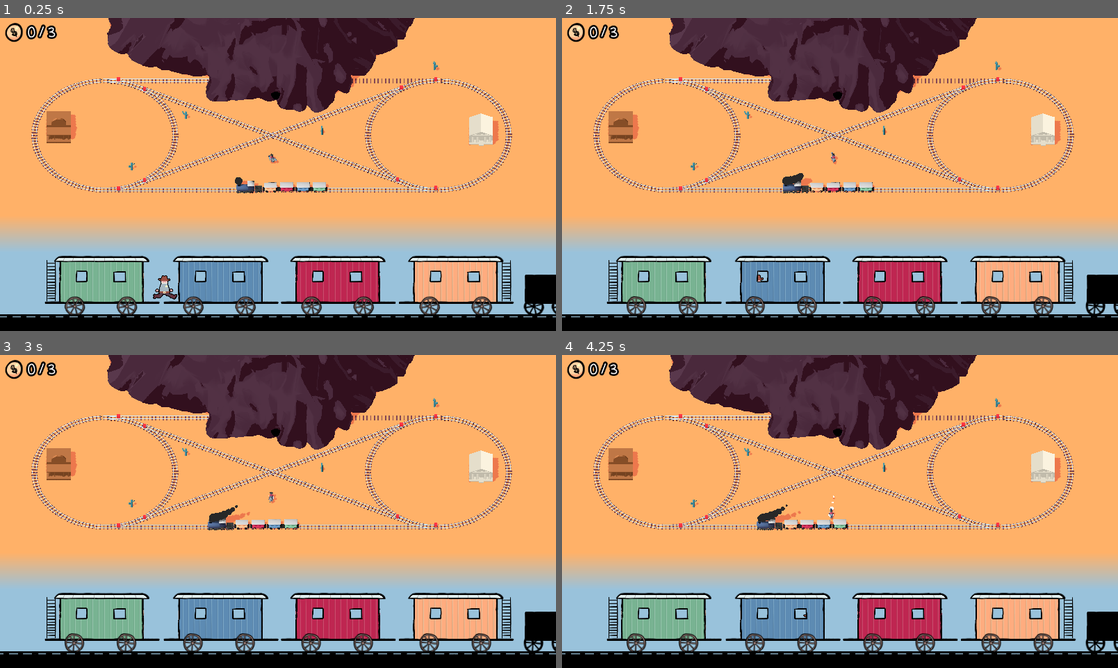
Above: before the commit, frames 1-4 (two rows, left to right).
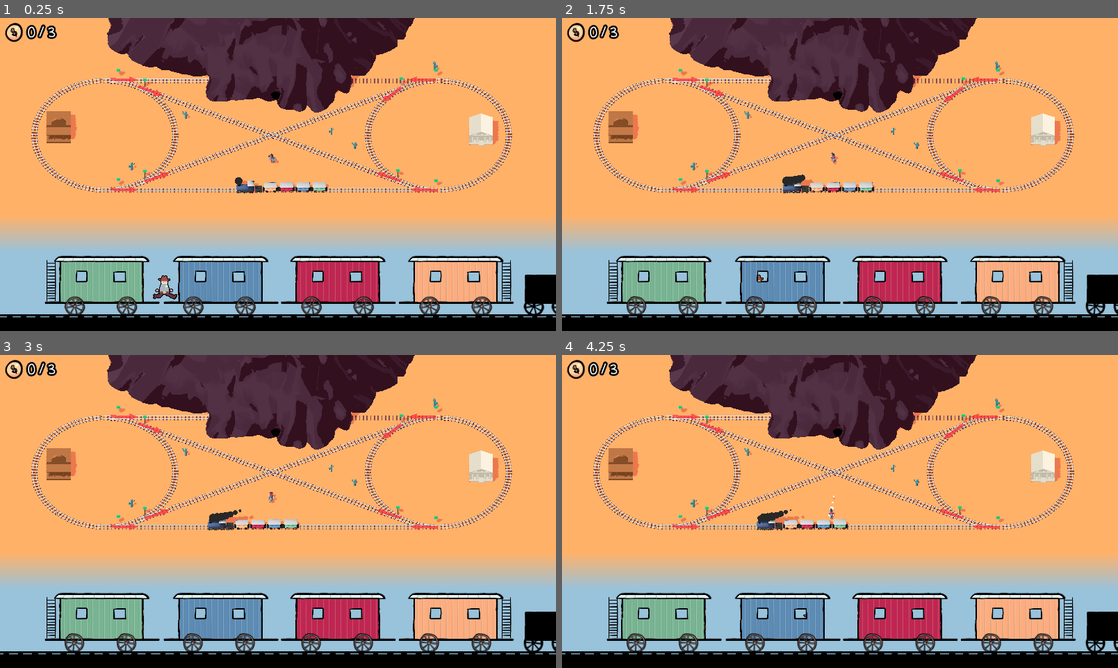
Above: after the commit, the same moments.

Repository: Miltage/train-heist
Game: Godot game, scene res://scenes/main.tscn
The game is run twice, just before and just after one commit, with the same random seed, the same clock (stepped at 60 frames per second) and the same inputs.
Inputs (mouse positions are in pixels of both pictures, inside the frame that each line leads up to):
- Up to frame 1 (0.25 s): no input
- Up to frame 2 (1.75 s): move the mouse to (962, 158) at 0.52 s; hold D (steer_right) 0.53-1.28 s; click (962, 158) at 0.6 s; tap Space (jump) at 0.77, 1.52 s; move the mouse to (728, 190) at 1.27 s; hold S (move_backward) from 1.28 s (still down); click (728, 190) at 1.35 s
- Up to frame 3 (3 s): move the mouse to (333, 442) at 2.02 s; release S (move_backward) at 2.03 s; hold D (steer_right) 2.03-2.78 s; click (333, 442) at 2.1 s; move the mouse to (250, 574) at 2.77 s; hold W (move_forward) from 2.78 s (still down); click (250, 574) at 2.85 s
- Up to frame 4 (4.25 s): tap Space (jump) at 3.02, 3.77 s; move the mouse to (1006, 558) at 3.52 s; release W (move_forward) at 3.53 s; hold A (steer_left) from 3.53 s (still down); click (1006, 558) at 3.6 s

The runs differ from the first frame. In frame 1, 0.6% of the frame differs, in the area x 19-80%, y 16-56%; in frame 2, 0.6%; in frame 3, 0.7%; in frame 4, 0.7%.

Commit message:
Player can switch tracks

Diff:
--- a/scenes/main.tscn
+++ b/scenes/main.tscn
@@ -159,22 +159,22 @@
 [node name="Bank" parent="map" index="0"]
 surface_material_override/0 = SubResource("ShaderMaterial_trceg")
 
-[node name="CaveEntrance" parent="map" index="5"]
+[node name="CaveEntrance" parent="map" index="6"]
 material_override = SubResource("StandardMaterial3D_ya4ey")
 
-[node name="CircleTrackLeft" parent="map" index="6"]
+[node name="CircleTrackLeft" parent="map" index="7"]
 cast_shadow = 0
 
-[node name="CircleTrackRight" parent="map" index="7"]
+[node name="CircleTrackRight" parent="map" index="8"]
 cast_shadow = 0
 
-[node name="Floor" parent="map" index="10"]
+[node name="Floor" parent="map" index="11"]
 surface_material_override/0 = SubResource("ShaderMaterial_jyhfs")
 
-[node name="Mountain" parent="map" index="11"]
+[node name="Mountain" parent="map" index="12"]
 surface_material_override/0 = SubResource("ShaderMaterial_sugp2")
 
-[node name="Saloon" parent="map" index="13"]
+[node name="Saloon" parent="map" index="14"]
 surface_material_override/0 = SubResource("ShaderMaterial_eb6dy")
 
 [node name="MountainCollision" type="StaticBody3D" parent="map"]
@@ -313,26 +313,53 @@
 track1 = NodePath("../LeftCircle")
 track2 = NodePath("../TopTrack")
 
+[node name="arrow1" parent="TrackSwitch" index="2"]
+transform = Transform3D(-0.0241705, 0, -0.999708, 0, 1, 0, 0.999708, 0, -0.0241705, 0.254984, 0.653455, 0.0758553)
+
+[node name="arrow2" parent="TrackSwitch" index="3"]
+transform = Transform3D(-0.316775, 0, -0.948501, 0, 1, 0, 0.948501, 0, -0.316775, 0.253308, 0.653455, 0.374796)
+
 [node name="TrackSwitch5" parent="." node_paths=PackedStringArray("track1", "track2") instance=ExtResource("6_tefeu")]
 transform = Transform3D(1, 0, 0, 0, 1, 0, 0, 0, 1, -14.6776, -0.351436, 6.74336)
 track1 = NodePath("../LeftCircle")
 track2 = NodePath("../BottomTrack")
 
+[node name="arrow2" parent="TrackSwitch5" index="3"]
+transform = Transform3D(0.374833, 0, -0.927092, 0, 1, 0, 0.927092, 0, 0.374833, 0.362303, 0.653455, -0.188929)
+
 [node name="TrackSwitch4" parent="." node_paths=PackedStringArray("track1", "track2") instance=ExtResource("6_tefeu")]
 transform = Transform3D(1, 0, 0, 0, 1, 0, 0, 0, 1, -12.177, -0.351436, -5.60393)
 track1 = NodePath("../LeftCircle")
 track2 = NodePath("../DownwardX")
 
+[node name="arrow1" parent="TrackSwitch4" index="2"]
+transform = Transform3D(-0.42873, 0, -0.903433, 0, 1, 0, 0.903433, 0, -0.42873, 0.270203, 0.653455, 0.17435)
+
+[node name="arrow2" parent="TrackSwitch4" index="3"]
+transform = Transform3D(-0.616528, 0, -0.787333, 0, 1, 0, 0.787333, 0, -0.616528, 0.200408, 0.653455, 0.355179)
+
 [node name="TrackSwitch8" parent="." node_paths=PackedStringArray("track1", "track2") instance=ExtResource("6_tefeu")]
 transform = Transform3D(1, 0, 0, 0, 1, 0, 0, 0, 1, -12.177, -0.351436, 5.68105)
 track1 = NodePath("../LeftCircle")
 track2 = NodePath("../UpwardX")
 
+[node name="arrow1" parent="TrackSwitch8" index="2"]
+transform = Transform3D(0.417661, 0, -0.908603, 0, 1, 0, 0.908603, 0, 0.417661, 0.931951, 0.653455, -0.169581)
+
+[node name="arrow2" parent="TrackSwitch8" index="3"]
+transform = Transform3D(0.727126, 0, -0.686504, 0, 1, 0, 0.686504, 0, 0.727126, 0.627213, 0.653455, -0.451663)
+
 [node name="TrackSwitch2" parent="." node_paths=PackedStringArray("track1", "track2") instance=ExtResource("6_tefeu")]
-transform = Transform3D(1, 0, 0, 0, 1, 0, 0, 0, 1, 15.732, -0.351436, 6.66949)
+transform = Transform3D(1, 0, 0, 0, 1, 0, 0, 0, 1, 15.732, -0.351436, 6.88338)
 track1 = NodePath("../RightCircle")
 track2 = NodePath("../BottomTrack")
 dir = -1.0
+
+[node name="arrow1" parent="TrackSwitch2" index="2"]
+transform = Transform3D(0.0314458, 0, 0.999506, 0, 1, 0, -0.999506, 0, 0.0314458, -0.809097, 0.653455, 0.0954499)
+
+[node name="arrow2" parent="TrackSwitch2" index="3"]
+transform = Transform3D(0.22575, 0, 0.974185, 0, 1, 0, -0.974185, 0, 0.22575, -0.827211, 0.653455, -0.162281)
 
 [node name="TrackSwitch6" parent="." node_paths=PackedStringArray("track1", "track2") instance=ExtResource("6_tefeu")]
 transform = Transform3D(1, 0, 0, 0, 1, 0, 0, 0, 1, 15.732, -0.351436, -6.803)
@@ -340,17 +367,35 @@
 track2 = NodePath("../TopTrack")
 dir = -1.0
 
+[node name="arrow1" parent="TrackSwitch6" index="2"]
+transform = Transform3D(0.00652755, 0, 0.999979, 0, 1, 0, -0.999979, 0, 0.00652755, -1.01285, 0.653455, 0.112631)
+
+[node name="arrow2" parent="TrackSwitch6" index="3"]
+transform = Transform3D(-0.305778, 0, 0.952103, 0, 1, 0, -0.952103, 0, -0.305778, -1.10092, 0.653455, 0.258381)
+
 [node name="TrackSwitch7" parent="." node_paths=PackedStringArray("track1", "track2") instance=ExtResource("6_tefeu")]
 transform = Transform3D(1, 0, 0, 0, 1, 0, 0, 0, 1, 12.441, -0.351436, -5.77205)
 track1 = NodePath("../RightCircle")
 track2 = NodePath("../UpwardX")
 dir = -1.0
 
+[node name="arrow1" parent="TrackSwitch7" index="2"]
+transform = Transform3D(-0.69116, 0, 0.722702, 0, 1, 0, -0.722702, 0, -0.69116, -0.720096, 0.653455, 0.730991)
+
+[node name="arrow2" parent="TrackSwitch7" index="3"]
+transform = Transform3D(-0.4068, 0, 0.913517, 0, 1, 0, -0.913517, 0, -0.4068, -0.744106, 0.653455, 0.379373)
+
 [node name="TrackSwitch3" parent="." node_paths=PackedStringArray("track1", "track2") instance=ExtResource("6_tefeu")]
 transform = Transform3D(1, 0, 0, 0, 1, 0, 0, 0, 1, 12.0767, -0.351436, 5.6069)
 track1 = NodePath("../RightCircle")
 track2 = NodePath("../DownwardX")
 dir = -1.0
+
+[node name="arrow1" parent="TrackSwitch3" index="2"]
+transform = Transform3D(0.407789, 0, 0.913076, 0, 1, 0, -0.913076, 0, 0.407789, -0.595707, 0.653455, -0.160427)
+
+[node name="arrow2" parent="TrackSwitch3" index="3"]
+transform = Transform3D(0.663156, 0, 0.748481, 0, 1, 0, -0.748481, 0, 0.663156, -0.198283, 0.653455, -0.290249)
 
 [node name="Train" parent="." node_paths=PackedStringArray("leftCircle", "rightCircle", "startingTrack") instance=ExtResource("6_o6xl0")]
 transform = Transform3D(1, 0, 0, 0, 1, 0, 0, 0, 1, 0.041919, 0, 6.70457)
@@ -438,7 +483,11 @@
 shape = SubResource("CylinderShape3D_a8y0u")
 
 [node name="CollisionShape3D5" type="CollisionShape3D" parent="Collisions"]
-transform = Transform3D(1, 0, 0, 0, 1, 0, 0, 0, 1, 4.8253, 0.364791, -0.129083)
+transform = Transform3D(1, 0, 0, 0, 1, 0, 0, 0, 1, 5.74074, 0.364791, -0.129083)
+shape = SubResource("CylinderShape3D_a8y0u")
+
+[node name="CollisionShape3D7" type="CollisionShape3D" parent="Collisions"]
+transform = Transform3D(1, 0, 0, 0, 1, 0, 0, 0, 1, 7.90741, 0.364791, 1.61367)
 shape = SubResource("CylinderShape3D_a8y0u")
 
 [node name="CollisionShape3D6" type="CollisionShape3D" parent="Collisions"]
@@ -467,3 +516,27 @@
 [connection signal="body_entered" from="Tunnel" to="." method="_on_tunnel_body_entered"]
 
 [editable path="map"]
+[editable path="TrackSwitch"]
+[editable path="TrackSwitch/arrow1"]
+[editable path="TrackSwitch/arrow2"]
+[editable path="TrackSwitch5"]
+[editable path="TrackSwitch5/arrow1"]
+[editable path="TrackSwitch5/arrow2"]
+[editable path="TrackSwitch4"]
+[editable path="TrackSwitch4/arrow1"]
+[editable path="TrackSwitch4/arrow2"]
+[editable path="TrackSwitch8"]
+[editable path="TrackSwitch8/arrow1"]
+[editable path="TrackSwitch8/arrow2"]
+[editable path="TrackSwitch2"]
+[editable path="TrackSwitch2/arrow1"]
+[editable path="TrackSwitch2/arrow2"]
+[editable path="TrackSwitch6"]
+[editable path="TrackSwitch6/arrow1"]
+[editable path="TrackSwitch6/arrow2"]
+[editable path="TrackSwitch7"]
+[editable path="TrackSwitch7/arrow1"]
+[editable path="TrackSwitch7/arrow2"]
+[editable path="TrackSwitch3"]
+[editable path="TrackSwitch3/arrow1"]
+[editable path="TrackSwitch3/arrow2"]
--- a/scenes/track_switch.tscn
+++ b/scenes/track_switch.tscn
@@ -1,11 +1,14 @@
-[gd_scene load_steps=4 format=3 uid="uid://o4y1iiqqeyhc"]
+[gd_scene load_steps=6 format=3 uid="uid://o4y1iiqqeyhc"]
 
 [ext_resource type="Script" uid="uid://cq2aadd06efrk" path="res://scripts/TrackSwitch.gd" id="1_5i050"]
+[ext_resource type="PackedScene" uid="uid://b8lnkx3n2nc2j" path="res://blender/switch_sign.fbx" id="2_xwk2m"]
+[ext_resource type="PackedScene" uid="uid://c2w21cgv51v42" path="res://blender/arrow.fbx" id="3_c8j6i"]
 
 [sub_resource type="BoxShape3D" id="BoxShape3D_0pqed"]
 
-[sub_resource type="StandardMaterial3D" id="StandardMaterial3D_5i050"]
-albedo_color = Color(0.831373, 0.133333, 0.188235, 1)
+[sub_resource type="StandardMaterial3D" id="StandardMaterial3D_c8j6i"]
+transparency = 1
+albedo_color = Color(1, 0.0862745, 0.133333, 0.733333)
 
 [node name="TrackSwitch" type="Area3D"]
 script = ExtResource("1_5i050")
@@ -14,10 +17,25 @@
 transform = Transform3D(1, 0, 0, 0, 1, 0, 0, 0, 1, 0, 0.514061, 0)
 shape = SubResource("BoxShape3D_0pqed")
 
-[node name="CSGBox3D" type="CSGBox3D" parent="."]
-transform = Transform3D(1, 0, 0, 0, 1, 0, 0, 0, 1, 0, 0.611056, 0)
-size = Vector3(0.3, 0.3, 0.3)
-material = SubResource("StandardMaterial3D_5i050")
+[node name="switch_sign" parent="." instance=ExtResource("2_xwk2m")]
+transform = Transform3D(-2.62268e-08, 0, 0.6, 0, 0.6, 0, -0.6, 0, -2.62268e-08, 0.0142062, 0, -0.479051)
+
+[node name="arrow1" parent="." instance=ExtResource("3_c8j6i")]
+transform = Transform3D(-0.0241705, 0, -0.999708, 0, 1, 0, 0.999708, 0, -0.0241705, 0.270202, 0.653455, 0.17435)
+
+[node name="Plane" parent="arrow1" index="0"]
+material_override = SubResource("StandardMaterial3D_c8j6i")
+cast_shadow = 0
+
+[node name="arrow2" parent="." instance=ExtResource("3_c8j6i")]
+transform = Transform3D(0.443087, 0, -0.896479, 0, 1, 0, 0.896479, 0, 0.443087, 0.270202, 0.653455, -0.321714)
+
+[node name="Plane" parent="arrow2" index="0"]
+material_override = SubResource("StandardMaterial3D_c8j6i")
+cast_shadow = 0
 
 [connection signal="body_entered" from="." to="." method="_on_body_entered"]
-[connection signal="body_shape_entered" from="." to="." method="_on_body_shape_entered"]
+[connection signal="body_exited" from="." to="." method="_on_body_exited"]
+
+[editable path="arrow1"]
+[editable path="arrow2"]
--- a/scenes/train.tscn
+++ b/scenes/train.tscn
@@ -106,7 +106,7 @@
 material_override = SubResource("StandardMaterial3D_1caxn")
 lifetime = 3.0
 mesh = SubResource("SphereMesh_muh0j")
-gravity = Vector3(0, 0.5, 0)
+gravity = Vector3(0.1, 0.5, 0.15)
 scale_amount_min = 0.8
 scale_amount_curve = SubResource("Curve_muh0j")
 
--- a/scripts/TrackSwitch.gd
+++ b/scripts/TrackSwitch.gd
@@ -3,17 +3,40 @@
 
 @export var track1:Path3D
 @export var track2:Path3D
-@export var flag:bool
+@export var flag:bool : set = set_flag
 @export var dir:float = 1
 
+var _canPlayerSwitch:bool
+
+func _ready() -> void:
+	flag = false
+
 func _on_body_entered(body:Node3D) -> void:
-    if (body is TrainCar):
-        var trainCar:TrainCar = body as TrainCar
-        if (dir < 0 && trainCar.get_velocity().x > 0): return
-        if (dir > 0 && trainCar.get_velocity().x < 0): return
-        if (flag): switch_car_to_track(body, track1)
-        else: switch_car_to_track(body, track2)
-        if (trainCar.last): flag = !flag
+	if (body is TrainCar):
+		var trainCar:TrainCar = body as TrainCar
+		if (dir < 0 && trainCar.get_velocity().x > 0): return
+		if (dir > 0 && trainCar.get_velocity().x < 0): return
+		if (flag): switch_car_to_track(body, track1)
+		else: switch_car_to_track(body, track2)
+		if (trainCar.last): switch_tracks()
+	elif (body is Player):
+		_canPlayerSwitch = true
 
 func switch_car_to_track(car:TrainCar, track:Path3D) -> void:
-    car.set_track(track)
+	car.set_track(track)
+
+func set_flag(newFlag:bool) -> void:
+	flag = newFlag
+	$arrow1.visible = !flag
+	$arrow2.visible = flag
+
+func _on_body_exited(body: Node3D) -> void:
+	if (body is Player):
+		_canPlayerSwitch = false
+
+func _process(_delta: float) -> void:
+	if (Input.is_action_just_pressed("interact") && _canPlayerSwitch):
+		switch_tracks()
+
+func switch_tracks() -> void:
+	flag = !flag
Binary file added: blender/arrow.fbx
Not shown, added: blender/arrow.fbx.import
Binary file changed: blender/map.fbx
Binary file added: blender/switch_sign.fbx
Not shown, added: blender/switch_sign.fbx.import
Not shown, added: blender/arrow.blend
Not shown, added: blender/arrow.blend1
Not shown, changed: blender/map.blend
Not shown, changed: blender/map.blend1
Not shown, added: blender/switch_sign.blend
Not shown, added: blender/switch_sign.blend1
